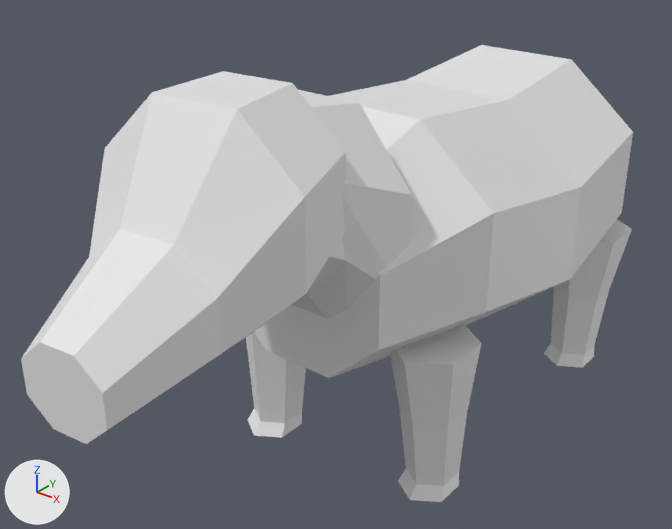
Before and after pictures for a commit that changed the OBJ model data/animals/porco/eat/2.obj.
One viewpoint serves both versions: a 50 mm camera at (0.765, -1.26, 0.946) aimed at (-0.069, -0.218, 0.3). Every picture has the same lights, and +X, +Y and +Z are marked at lower left. The first picture is the older version. Where no turn or scale is listed for an object, it has been applied to the vertices.

In view in the first picture: 'porco_eat_2'.
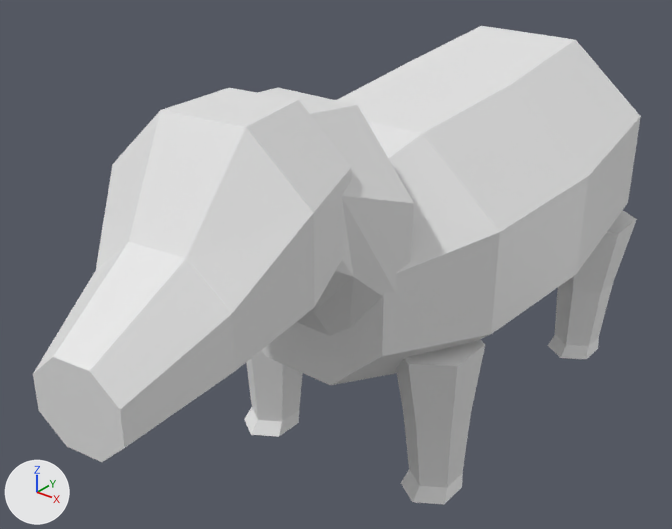
What differs and where, as boxes (x1, y1, x2, y2) in the pictures (672 x 529 px; the box of a moved part takes in the faces that stretch with it):
'porco_eat_2', reshaped
    before: (21, 45, 633, 502)
    after: (33, 26, 641, 504)
part 1 of me_porco_eat_2, moved or reshaped
    before: (246, 332, 306, 438)
    after: (244, 350, 303, 437)
part 2 of me_porco_eat_2, moved or reshaped
    before: (21, 45, 633, 502)
    after: (33, 26, 641, 504)

The change, as a diff of the scene's bpy script:
```diff
--- a/data/animals/porco/eat/2.obj.py
+++ b/data/animals/porco/eat/2.obj.py
@@ me_porco_eat_2 @@
 # used by ob_porco_eat_2; location = (0.0, 0.0, 0.0)
-me_porco_eat_2.from_pydata(...)  # 226 vertices, 420 faces; spans x -0.231..0.231, y -0.809..0.514, z 0.0..0.661
+me_porco_eat_2.from_pydata(...)  # 226 vertices, 420 faces; spans x -0.24..0.24, y -0.8..0.521, z 0.0..0.638
+# me_porco_eat_2 part 1: the loose piece of 26 vertices spanning x -0.205..-0.093, y -0.338..-0.188, z 0.0..0.26 is scaled about its middle by (1, 1.01, 1), then moved by (-0.006, 0.0, 0.0)
+# me_porco_eat_2 part 2: 200 of 226 vertices moved; they spanned x -0.231..0.231, y -0.809..0.514, z 0.0..0.661 and now span x -0.24..0.24, y -0.8..0.521, z 0.0..0.638; mean shift (0.001, 0.003, 0.006); largest move (0.032, 0.514, 0.297) -> (0.031, 0.521, 0.381)
```
